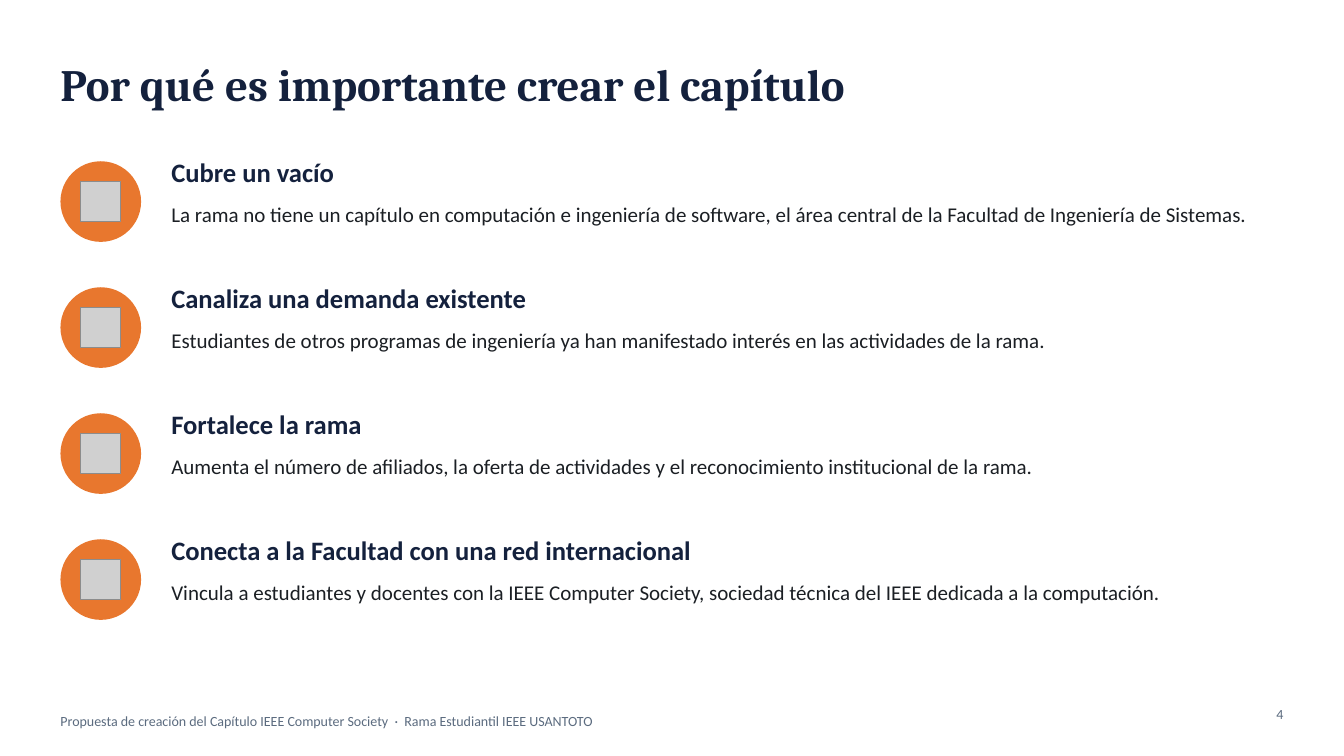
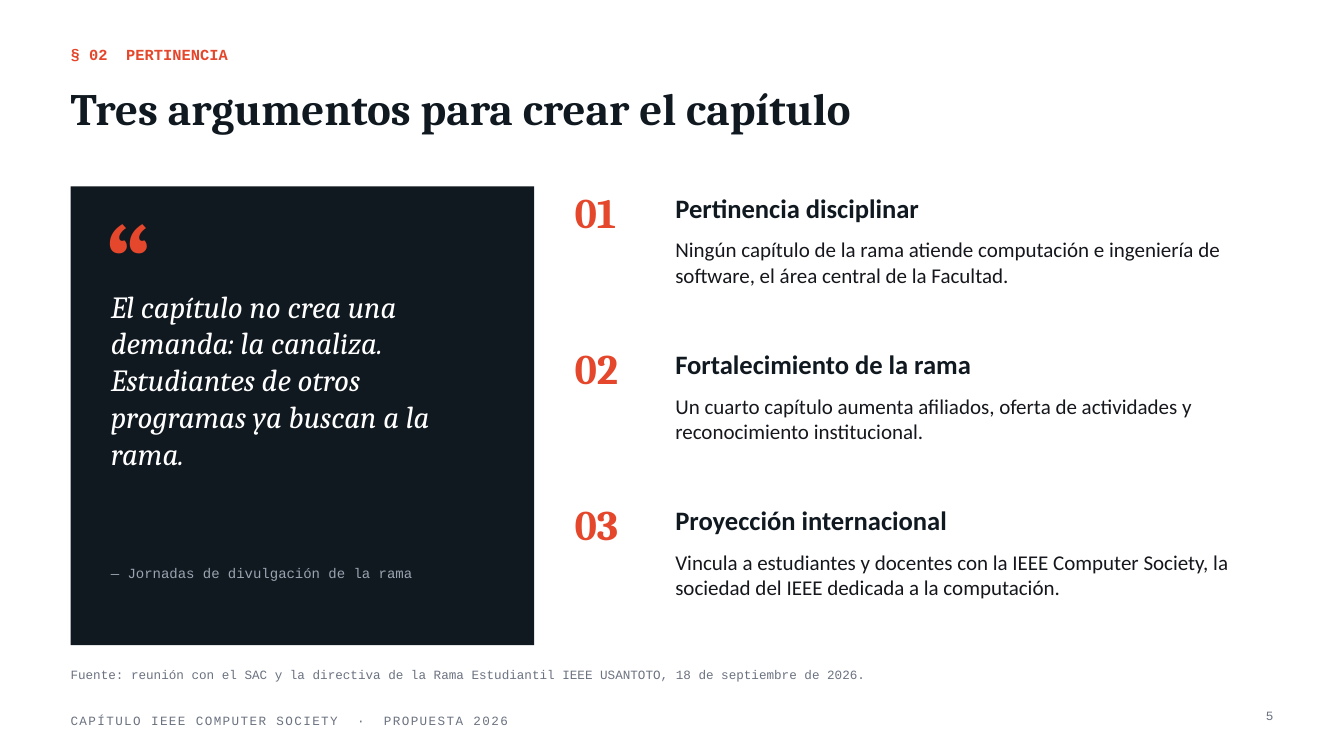
Before and after one commit to sazuniga06/IEEE-Propuesta, a slide deck: slide 5 of entregables/Presentacion_Capitulo_IEEE_Computer_Society.pptx (slide 4 before the commit). Drawn at 1344x756 pixels with LibreOffice and Linux fonts; fonts in the diff are those of the drawing; grey boxes stand for pictures. Boxes give left, top, right and bottom in pixels: in the first picture for what was removed or moved away, otherwise in the second. Text is boxed around its words. In the diff, an @@ line names an element or a change of style, - is before the commit and + after.

```diff
--- a/entregables/Presentacion_Capitulo_IEEE_Computer_Society.pptx
+++ b/entregables/Presentacion_Capitulo_IEEE_Computer_Society.pptx
@@ text added at [89, 49, 228, 60], 11 pt, text #E4472B, bold @@
+§ 02 PERTINENCIA
@@ title "Tres argumentos para crear el ..." at [71, 93, 850, 135]: vertical alignment middle to top @@
@@ title at [71, 93, 850, 135]: text changed; text colour #14213D to #101820 @@
-Por qué es importante crear el capítulo
+Tres argumentos para crear el capítulo
@@ ellipse removed at [60, 161, 141, 242] @@
@@ text removed at [171, 163, 334, 183] @@
-Cubre un vacío
@@ rectangle added at [71, 187, 534, 645], fill #101820 @@
@@ picture removed at [81, 181, 121, 222] @@
@@ text added at [106, 192, 207, 292], 80 pt, text #E4472B, bold @@
+“
@@ text added at [575, 199, 617, 229], 30 pt, text #E4472B, bold @@
+01
@@ text added at [675, 199, 919, 223], 19 pt, text #101820, bold @@
+Pertinencia disciplinar
@@ text at [675, 242, 1219, 286]: text changed; text colour #1B1F24 to #15171C @@
-La rama no tiene un capítulo en computación e ingeniería de software, el área central de la Facultad de Ingeniería de Sistemas.
+Ningún capítulo de la rama atiende computación e ingeniería de software, el área central de la Facultad.
@@ ellipse removed at [60, 287, 141, 368] @@
@@ text added at [111, 296, 430, 466], 22 pt, text #FFFFFF, italic @@
+El capítulo no crea una demanda: la canaliza. Estudiantes de otros programas ya buscan a la rama.
@@ text removed at [171, 289, 526, 309] @@
-Canaliza una demanda existente
@@ picture removed at [81, 308, 121, 348] @@
@@ text removed at [171, 333, 1045, 352] @@
-Estudiantes de otros programas de ingeniería ya han manifestado interés en las actividades de la rama.
@@ text added at [575, 355, 619, 385], 30 pt, text #E4472B, bold @@
+02
@@ text added at [675, 355, 971, 375], 19 pt, text #101820, bold @@
+Fortalecimiento de la rama
@@ ellipse removed at [60, 413, 141, 494] @@
@@ text removed at [171, 415, 362, 435] @@
-Fortalece la rama
@@ text at [675, 399, 1191, 439]: text changed; text colour #1B1F24 to #15171C @@
-Aumenta el número de afiliados, la oferta de actividades y el reconocimiento institucional de la rama.
+Un cuarto capítulo aumenta afiliados, oferta de actividades y reconocimiento institucional.
@@ picture removed at [81, 434, 121, 474] @@
@@ ellipse removed at [60, 539, 141, 620] @@
@@ text added at [575, 511, 619, 541], 30 pt, text #E4472B, bold @@
+03
@@ text added at [675, 511, 947, 535], 19 pt, text #101820, bold @@
+Proyección internacional
@@ picture removed at [81, 560, 121, 600] @@
@@ text added at [128, 568, 412, 581], 10 pt, text #9AA3AF @@
+— Jornadas de divulgación de la rama
@@ text removed at [171, 541, 690, 561] @@
-Conecta a la Facultad con una red internacional
@@ text at [675, 555, 1228, 599]: text changed; text colour #1B1F24 to #15171C @@
-Vincula a estudiantes y docentes con la IEEE Computer Society, sociedad técnica del IEEE dedicada a la computación.
+Vincula a estudiantes y docentes con la IEEE Computer Society, la sociedad del IEEE dedicada a la computación.
@@ text added at [71, 670, 865, 682], 9 pt, text #6B7280 @@
+Fuente: reunión con el SAC y la directiva de la Rama Estudiantil IEEE USANTOTO, 18 de septiembre de 2026.
@@ text at [71, 716, 507, 725]: text changed; size 10 to 9 pt; font Calibri to Courier New; text colour #5B6B7F to #6B7280 @@
-Propuesta de creación del Capítulo IEEE Computer Society · Rama Estudiantil IEEE USANTOTO
+CAPÍTULO IEEE COMPUTER SOCIETY · PROPUESTA 2026
@@ page number added at [1266, 711, 1274, 720], 9 pt, text #6B7280 @@
+5
@@ page number removed at [1276, 710, 1283, 719] @@
-4
```
Also in this commit, not shown: 9 other slides changed, 7 slides added, 6 slides removed, 2 other files.
